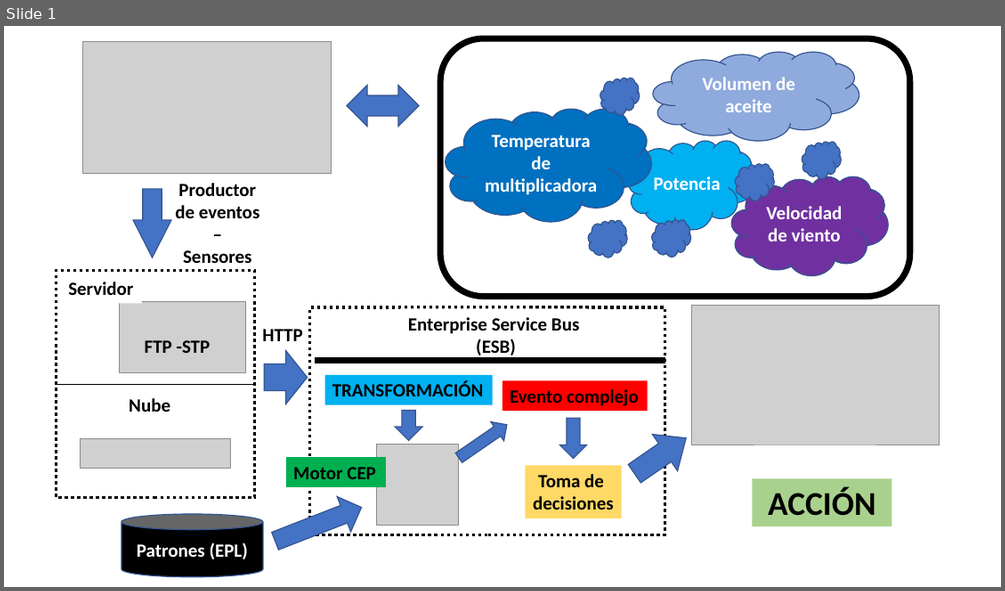
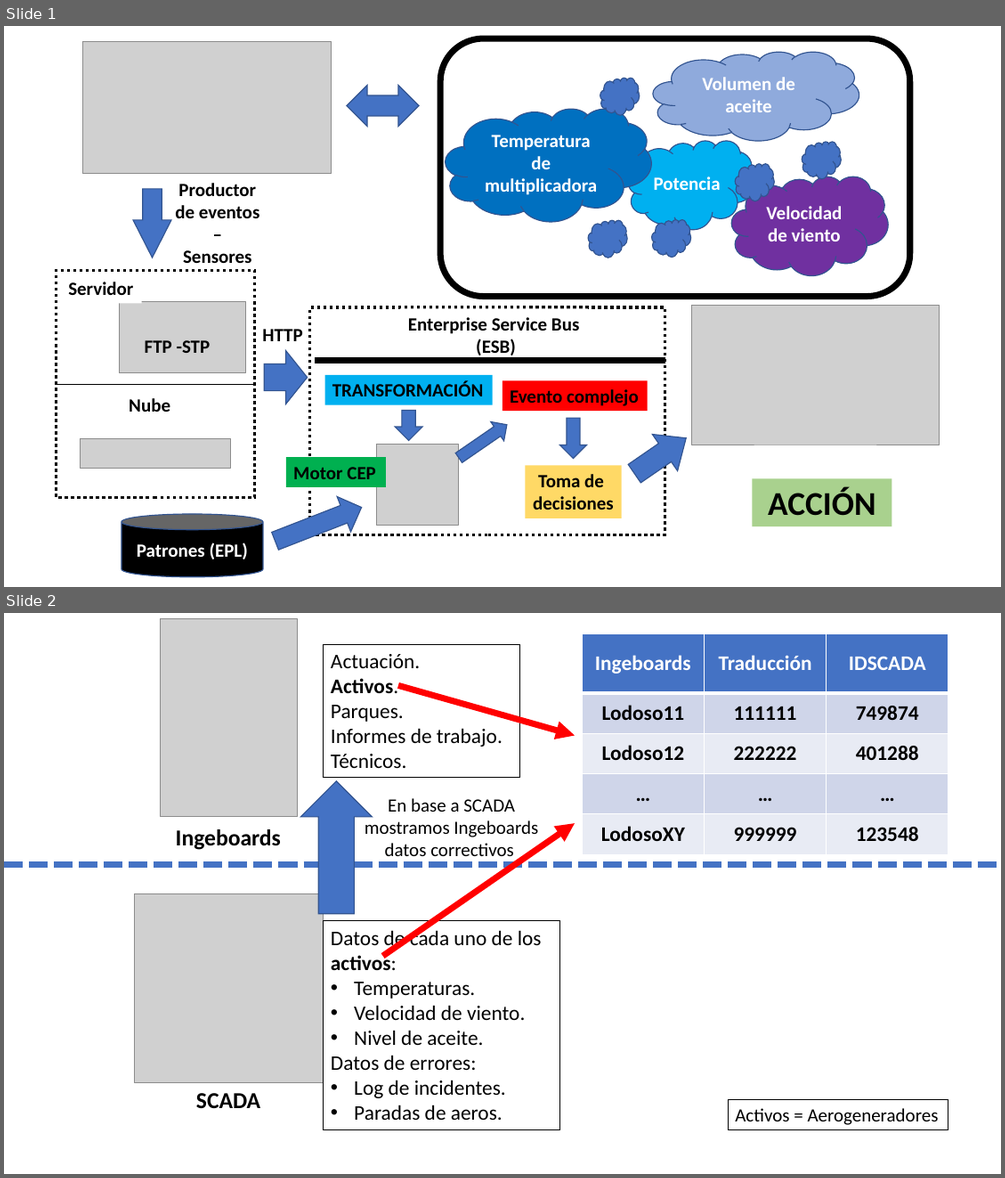
Before and after one commit to kikejosan/EolicSimulatorCEP, a slide deck: docs/Diagrama de arquitectura.pptx. Shown one above the other, each under a label of ours: slide 1 before the commit, slides 1 and 2 after it. The pictures are 1005x591 and 1005x1178 pixels, drawn with LibreOffice and Linux fonts; fonts in the diff are those of the drawing; grey boxes stand for pictures. Boxes give left, top, right and bottom in pixels: in the first picture for what was removed or moved away, otherwise in the second. Text is boxed around its words. In the diff, an @@ line names an element or a change of style, - is before the commit and + after.

```diff
--- a/docs/Diagrama de arquitectura.pptx
+++ b/docs/Diagrama de arquitectura.pptx
@@ slide 2 added at (4, 613, 1001, 1174), background #FFFFFF @@
@@ picture added at (161, 618, 297, 817) @@
@@ table added at (582, 634, 947, 854), 5 rows, 3 columns @@
+Ingeboards | Traducción | IDSCADA
+Lodoso11 | 111111 | 749874
+Lodoso12 | 222222 | 401288
+… | … | …
+LodosoXY | 999999 | 123548
@@ rectangle added at (324, 644, 520, 778), outline #000000 0.75 pt, 20 pt, text #000000 @@
+Actuación.
+Activos.
+Parques.
+Informes de trabajo.
+Técnicos.
@@ arrow added from (398, 686) to (574, 736), #FF0000 6 pt @@
@@ down arrow added at (301, 781, 372, 914), fill #4472C4, outline #325491 1 pt @@
@@ text added at (364, 798, 538, 862), 18 pt, text #000000 @@
+En base a SCADA mostramos Ingeboards datos correctivos
@@ arrow added from (383, 956) to (574, 823), #FF0000 6 pt @@
@@ text added at (176, 829, 281, 850), 22 pt, text #000000, bold @@
+Ingeboards
@@ line added from (4, 865) to (1001, 865), #4472C4 6 pt dashed @@
@@ picture added at (135, 893, 324, 1082) @@
@@ rectangle added at (324, 921, 559, 1130), outline #000000 0.75 pt, 20 pt, text #000000 @@
+Datos de cada uno de los activos:
+• Temperaturas.
+• Velocidad de viento.
+• Nivel de aceite.
+Datos de errores:
+• Log de incidentes.
+• Paradas de aeros.
@@ text added at (196, 1093, 260, 1108), 22 pt, text #000000, bold @@
+SCADA
@@ rectangle added at (728, 1100, 948, 1130), outline #000000 0.75 pt, 18 pt, text #000000 @@
+Activos = Aerogeneradores
```
Also in this commit, not shown: 2 other slides added, 42 other files.
